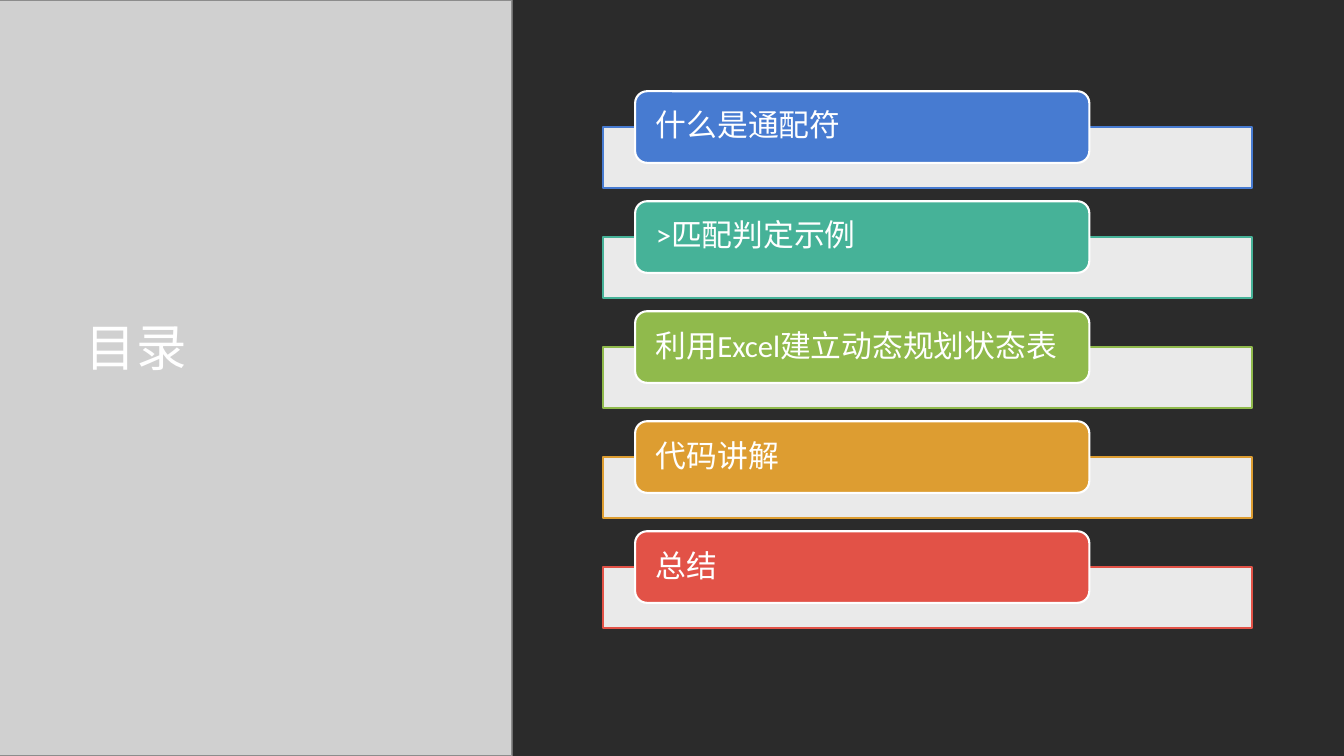
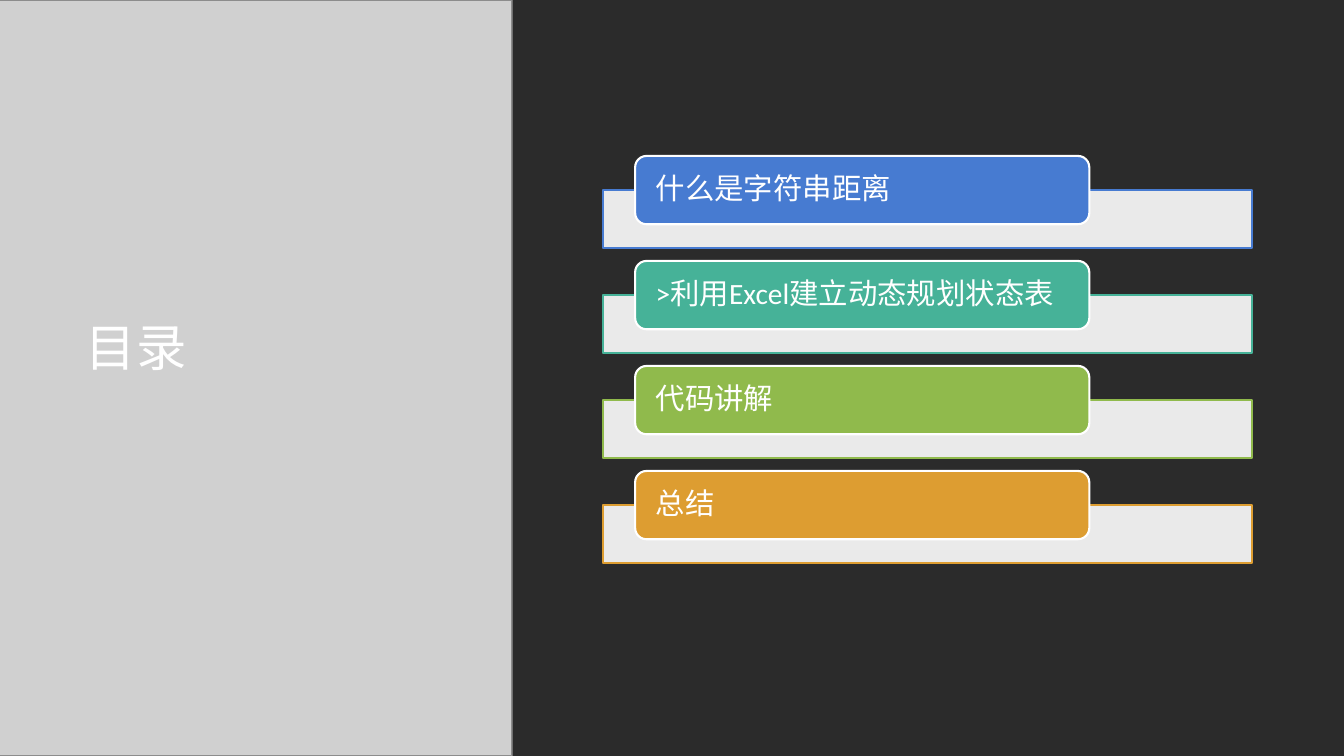
Before and after one commit to oneminute/leetcode, a slide deck: slide 4 of problems/edit-distance/sol01.pptx. Drawn at 1344x756 pixels with LibreOffice and Linux fonts; fonts in the diff are those of the drawing; grey boxes stand for pictures; background and template pictures are left out; a plain dark background stands for a picture behind light text. Boxes give left, top, right and bottom in pixels: in the first picture for what was removed or moved away, otherwise in the second. Text is boxed around its words. In the diff, an @@ line names an element or a change of style, - is before the commit and + after.

```diff
--- a/problems/edit-distance/sol01.pptx
+++ b/problems/edit-distance/sol01.pptx
@@ rounded rectangle: place and size @@
-rounded rectangle at [635,92,1090,163]
+rounded rectangle at [635,156,1090,225]
@@ text at [656,174,891,202]: text changed; size 22 to 21 pt @@
-什么是通配符
+什么是字符串距离
@@ rectangle: place and size @@
-rectangle at [603,127,1252,189]
+rectangle at [603,191,1252,249]
@@ text removed at [656,221,856,249] @@
->匹配判定示例
@@ rounded rectangle: place and size @@
-rounded rectangle at [635,202,1090,273]
+rounded rectangle at [635,261,1090,330]
@@ rectangle: place and size @@
-rectangle at [603,237,1252,298]
+rectangle at [603,295,1252,354]
@@ text at [656,280,1054,307]: text changed; size 22 to 21 pt @@
-利用Excel建立动态规划状态表
+>利用Excel建立动态规划状态表
@@ rounded rectangle: place and size @@
-rounded rectangle at [635,312,1090,383]
+rounded rectangle at [635,366,1090,435]
@@ text "代码讲解": place and size @@
-text "代码讲解" at [656,441,779,470]
+text "代码讲解" at [656,384,774,412]
@@ text "代码讲解" at [656,384,774,412]: size 22 to 21 pt @@
@@ rectangle: place and size @@
-rectangle at [603,347,1252,408]
+rectangle at [603,400,1252,459]
@@ rounded rectangle: place and size @@
-rounded rectangle at [635,421,1090,493]
+rounded rectangle at [635,471,1090,539]
@@ text "总结" at [656,489,715,517]: size 22 to 21 pt @@
@@ text "总结": place and size @@
-text "总结" at [656,551,717,580]
+text "总结" at [656,489,715,517]
@@ rectangle: place and size @@
-rectangle at [603,457,1252,518]
+rectangle at [603,505,1252,564]
@@ rounded rectangle removed at [635,531,1090,603] @@
@@ rectangle removed at [603,568,1252,629] @@
```
Also in this commit, not shown: 5 other slides changed, 2 slides added, 12 slides removed, 6 other files.
